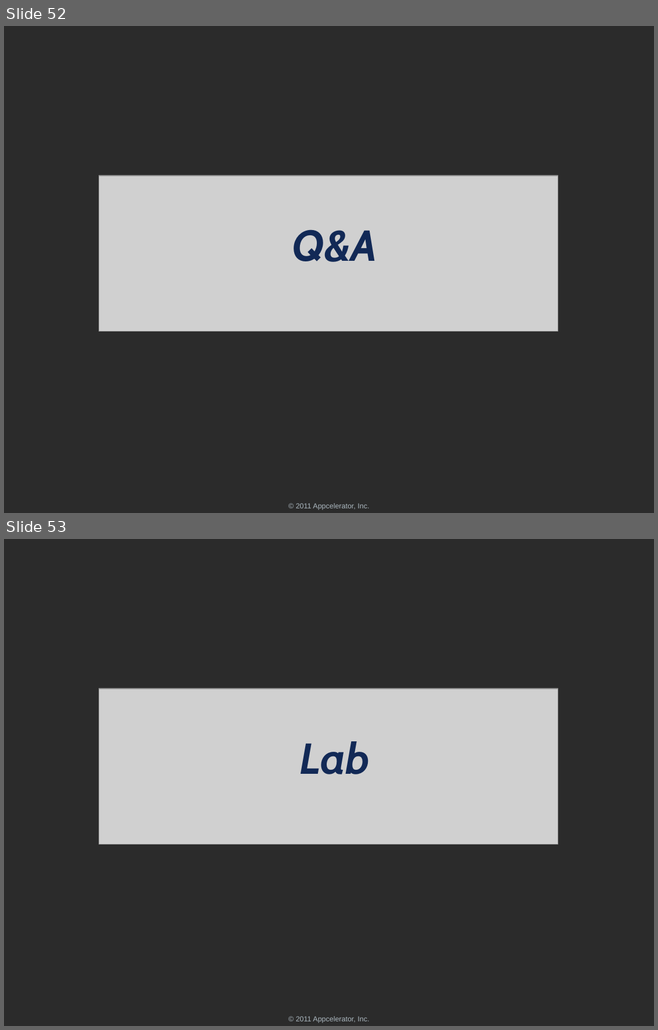
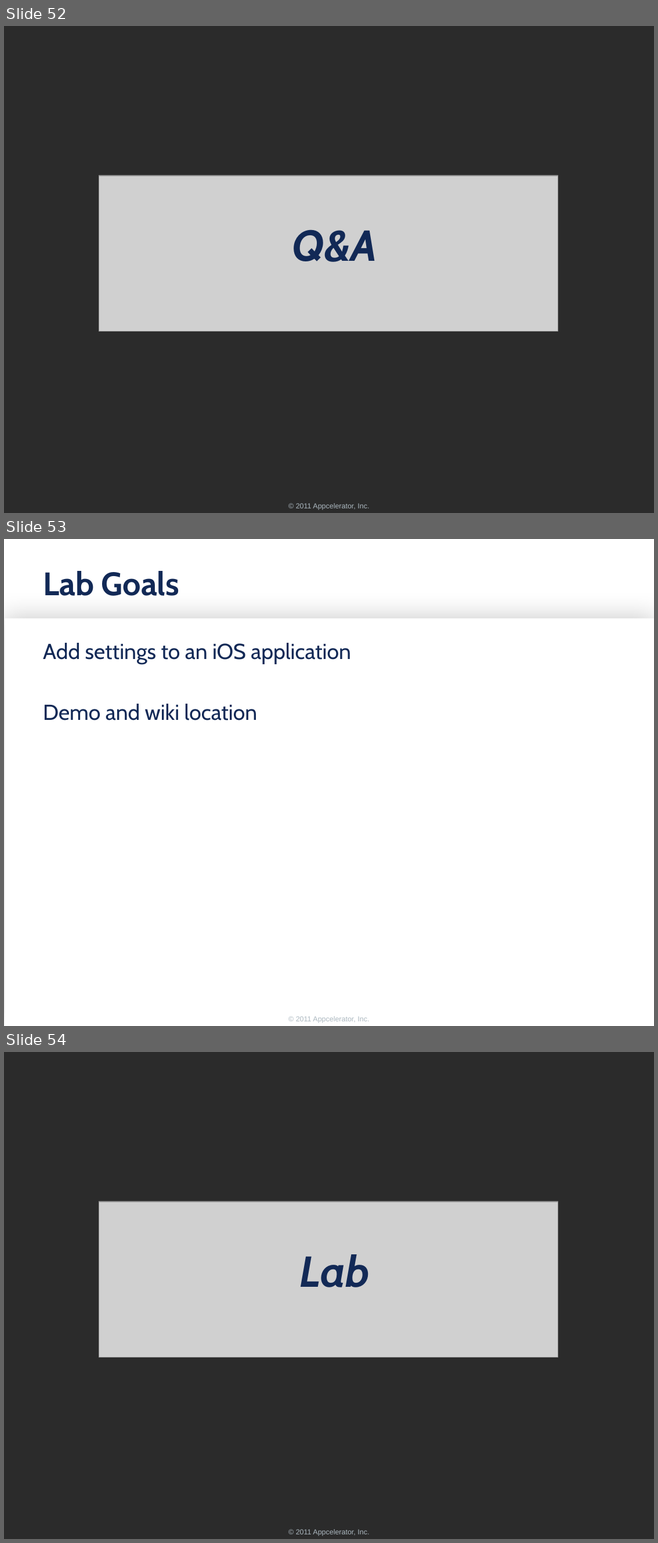
Before and after one commit to appcelerator-forks/appcelerator-training.tcmd_certification, a slide deck: 360.pptx. Shown one above the other, each under a label of ours: slides 52 and 53 before the commit, slides 52, 53 and 54 after it. The pictures are 658x1030 and 658x1543 pixels, drawn with LibreOffice and Linux fonts; fonts in the diff are those of the drawing; grey boxes stand for pictures; background and template pictures are left out; a plain dark background stands for a picture behind light text. Boxes give left, top, right and bottom in pixels: in the first picture for what was removed or moved away, otherwise in the second. Text is boxed around its words. In the diff, an @@ line names an element or a change of style, - is before the commit and + after.

```diff
--- a/360.pptx
+++ b/360.pptx
@@ slide 53 added at [4,539,654,1026], background #FFFFFF; not listed: 1 template element that a slide beside it also shows @@
@@ title added at [43,571,180,596], 36 pt, text #122956, bold @@
+Lab Goals
@@ rectangle added at [5,618,654,1026], fill #FFFFFF @@
@@ text added at [43,643,351,721], 24 pt, text #122956 @@
+Add settings to an iOS application
+Demo and wiki location
@@ what was slide 53 is now slide 54 @@
```
Also in this commit, not shown: 1 slide changed.
